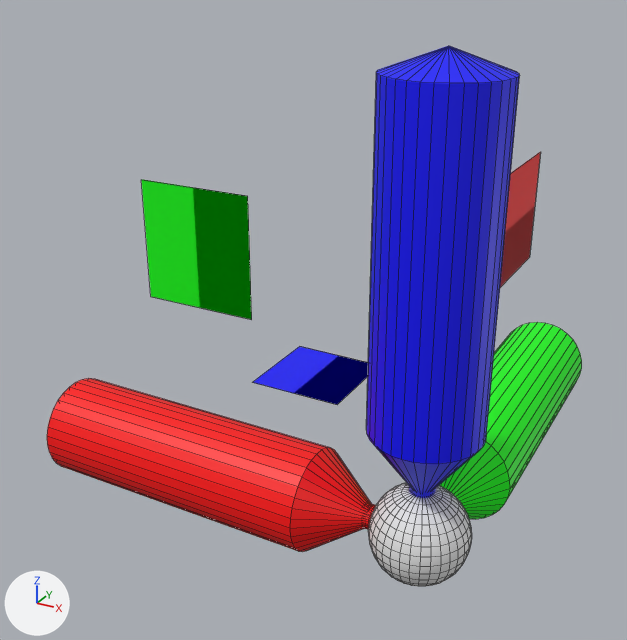
The Blender file Resources/Engine/Models/gizmo-translation.blend: old version first, new version second.
The view is the same before and after, from a 50 mm camera at (98.0, -263.0, 212.0) aimed at (-82.0, 63.0, 49.0). Arrows for +X, +Y and +Z are at lower left; the lights stay in place. Mesh edges are drawn as thin lines on the coarser meshes.

The first picture shows 'ArrowXSelection', 'ArrowYSelection', 'ArrowZSelection', 'CenterSelection', 'PlaneX', 'PlaneY', 'PlaneZ'.
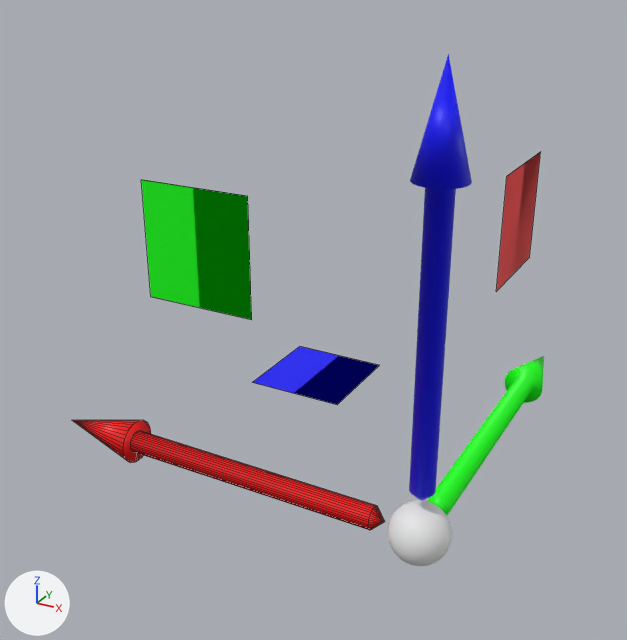
Where the change shows, as pixel boxes (x1, y1, x2, y2) in the pictures (627 x 640 px; the box of a moved part takes in the faces that stretch with it):
'ArrowZSelection', hidden (blue): before (366, 46, 520, 492)
'ArrowXSelection', hidden (red): before (47, 378, 371, 552)
'ArrowYSelection', hidden (green): before (439, 322, 582, 519)
'CenterSelection', hidden: before (368, 483, 472, 586)
part 1 of me_planex, moved or reshaped (not visible before): after (498, 156, 540, 287)
'ArrowZ', unchanged, uncovered by the edit: before (409, 486, 436, 498); after (409, 54, 472, 501)
'ArrowX', unchanged, uncovered by the edit: before (362, 504, 376, 529); after (72, 420, 385, 530)
'ArrowY', unchanged, uncovered by the edit: after (427, 356, 544, 516)
'Center', unchanged, uncovered by the edit: after (388, 500, 452, 566)

Edits to the bpy script that builds the scene:
```text
Change me_planex:
    where me_planex.from_pydata(...)  # 8 vertices, 2 faces; spans x 0.0, y 75.0..125.0, z 75.0..125.0
    used by ob_planex; location = (0.0, 0.0, 0.0)
    verts and faces of me_planex; kept vertices keep their numbers, new ones are numbered from 8
    before: 0 (0.0, 75.0, 125.0), 1 (0.0, 75.0, 75.0), 2 (0.0, 125.0, 125.0) at pixel (540, 151), 3 (0.0, 125.0, 75.0) at pixel (529, 257)
    me_planex part 1
    add delete_faces([(0, 1, 3, 2)])
    add faces += [(0, 2, 3, 1)]
Change ob_arrowzselection:
    add ob_arrowzselection.hide_set(True)
Change ob_arrowxselection:
    add ob_arrowxselection.hide_set(True)
Change ob_arrowyselection:
    add ob_arrowyselection.hide_set(True)
Change ob_centerselection:
    add ob_centerselection.hide_set(True)
```
